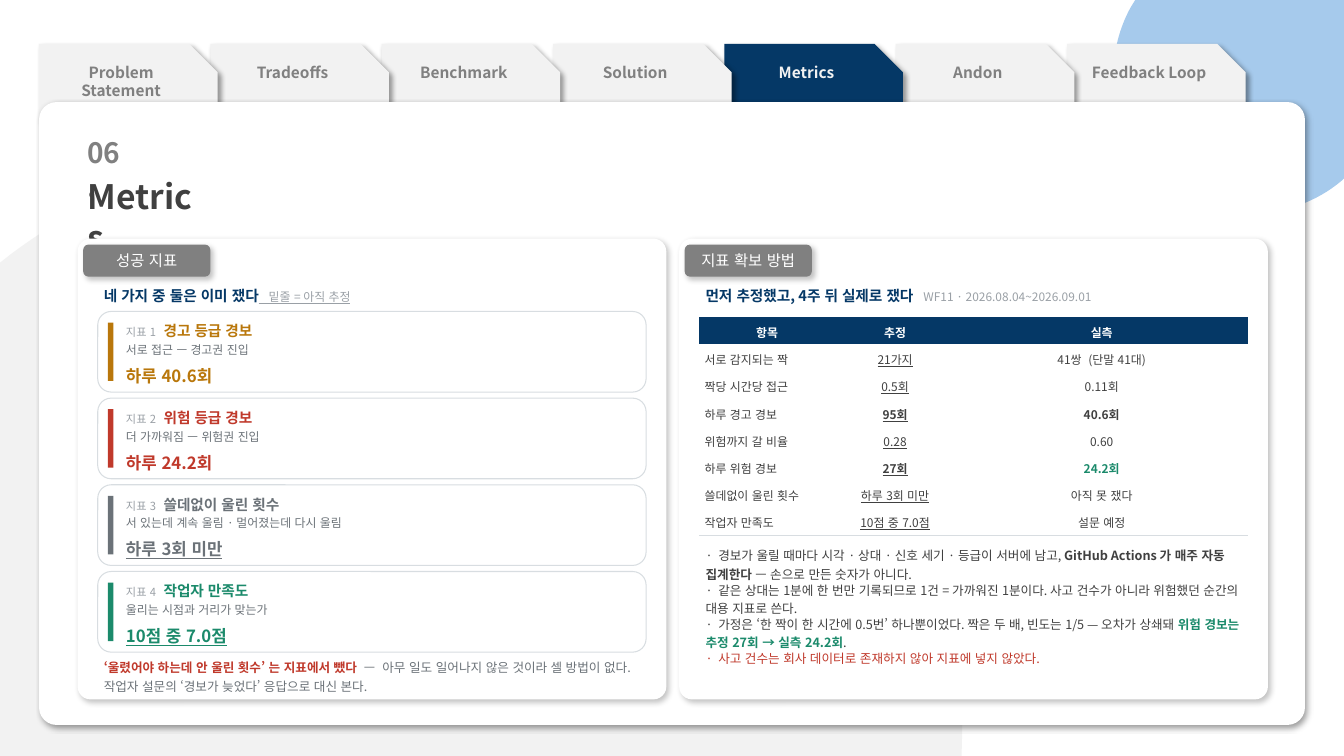
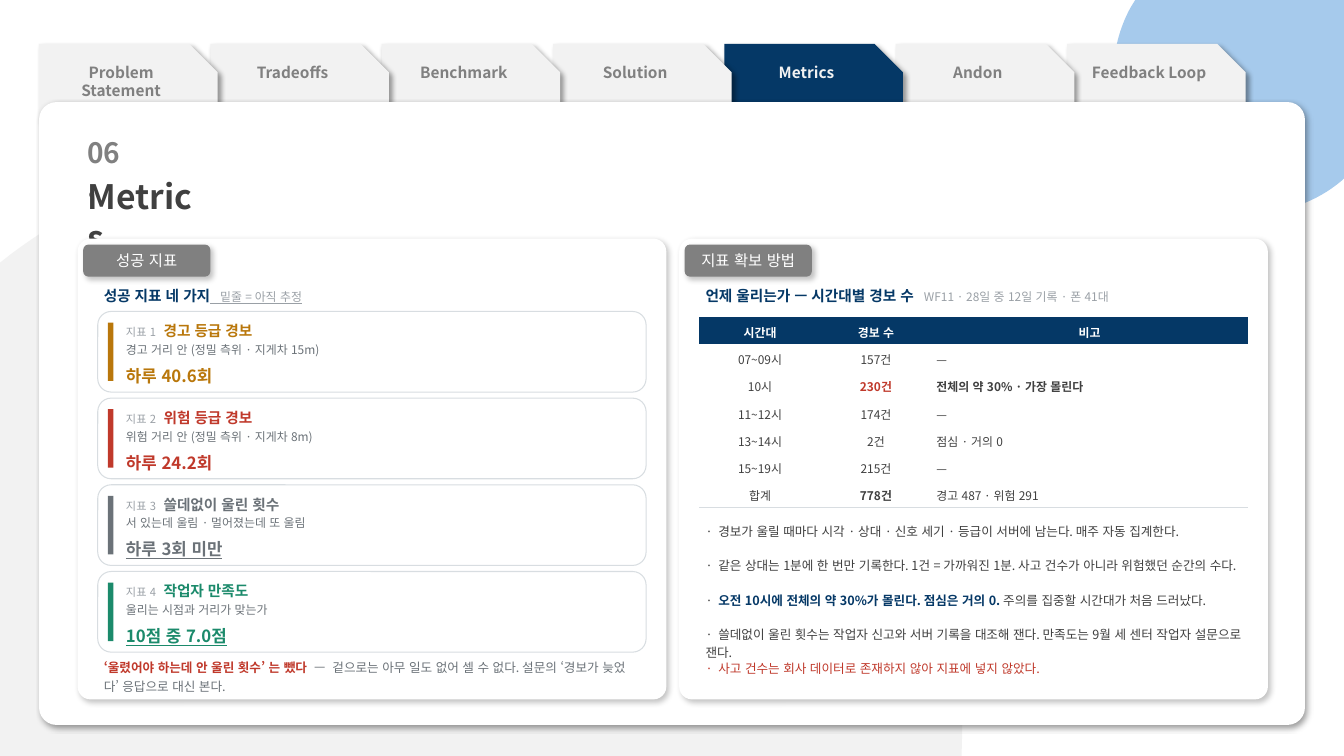
Before and after one commit to pslymzero-cyber/SafeAlert, a slide deck: slide 12 of docs/presentation/contest/SafeAlert_CouSolve_Contest.pptx. Drawn at 1344x756 pixels with LibreOffice and Linux fonts; fonts in the diff are those of the drawing. Boxes give left, top, right and bottom in pixels: in the first picture for what was removed or moved away, otherwise in the second. Text is boxed around its words. In the diff, an @@ line names an element or a change of style, - is before the commit and + after.

```diff
--- a/docs/presentation/contest/SafeAlert_CouSolve_Contest.pptx
+++ b/docs/presentation/contest/SafeAlert_CouSolve_Contest.pptx
@@ text at (104,288,302,304): text changed @@
-네 가지 중 둘은 이미 쟀다 밑줄 = 아직 추정
+성공 지표 네 가지 밑줄 = 아직 추정
@@ text at (706,288,1109,303): text changed @@
-먼저 추정했고, 4주 뒤 실제로 쟀다 WF11 · 2026.08.04~2026.09.01
+언제 울리는가 — 시간대별 경보 수 WF11 · 28일 중 12일 기록 · 폰 41대
@@ table at (700,318,1248,508) @@
-row 1: 항목 | 추정 | 실측
-row 2: 서로 감지되는 짝 | 21가지 | 41쌍 (단말 41대)
-row 3: 짝당 시간당 접근 | 0.5회 | 0.11회
-row 4: 하루 경고 경보 | 95회 | 40.6회
-row 5: 위험까지 갈 비율 | 0.28 | 0.60
-row 6: 하루 위험 경보 | 27회 | 24.2회
-row 7: 쓸데없이 울린 횟수 | 하루 3회 미만 | 아직 못 쟀다
-row 8: 작업자 만족도 | 10점 중 7.0점 | 설문 예정
+row 1: 시간대 | 경보 수 | 비고
+row 2: 07~09시 | 157건 | —
+row 3: 10시 | 230건 | 전체의 약 30% · 가장 몰린다
+row 4: 11~12시 | 174건 | —
+row 5: 13~14시 | 2건 | 점심 · 거의 0
+row 6: 15~19시 | 215건 | —
+row 7: 합계 | 778건 | 경고 487 · 위험 291
@@ text at (126,344,319,356): text changed @@
-서로 접근 — 경고권 진입
+경고 거리 안 (정밀 측위 · 지게차 15m)
@@ text at (126,431,313,443): text changed @@
-더 가까워짐 — 위험권 진입
+위험 거리 안 (정밀 측위 · 지게차 8m)
@@ text at (126,517,306,528): text changed @@
-서 있는데 계속 울림 · 멀어졌는데 다시 울림
+서 있는데 울림 · 멀어졌는데 또 울림
@@ text at (718,525,1179,537): text changed @@
-· 경보가 울릴 때마다 시각 · 상대 · 신호 세기 · 등급이 서버에 남고, GitHub Actions 가 매주 자동 집계한다 — 손으로 만든 숫자가 아니다.
+· 경보가 울릴 때마다 시각 · 상대 · 신호 세기 · 등급이 서버에 남는다. 매주 자동 집계한다.
@@ text at (718,559,1237,571): text changed @@
-· 같은 상대는 1분에 한 번만 기록되므로 1건 = 가까워진 1분이다. 사고 건수가 아니라 위험했던 순간의 대용 지표로 쓴다.
+· 같은 상대는 1분에 한 번만 기록한다. 1건 = 가까워진 1분. 사고 건수가 아니라 위험했던 순간의 수다.
@@ text at (718,594,1206,606): text changed; text colour #404040 to #053866; bold on @@
-· 가정은 ‘한 짝이 한 시간에 0.5번’ 하나뿐이었다. 짝은 두 배, 빈도는 1/5 — 오차가 상쇄돼 위험 경보는 추정 27회 → 실측 24.2회.
+· 오전 10시에 전체의 약 30%가 몰린다. 점심은 거의 0. 주의를 집중할 시간대가 처음 드러났다.
@@ text added at (706,628,1241,658), 9 pt, text #404040 @@
+· 쓸데없이 울린 횟수는 작업자 신고와 서버 기록을 대조해 잰다. 만족도는 9월 세 센터 작업자 설문으로 잰다.
@@ text "· 사고 건수는 회사 데이터로 ...": place and size @@
-text "· 사고 건수는 회사 데이터로 ..." at (718,652,1040,664)
+text "· 사고 건수는 회사 데이터로 ..." at (718,662,1040,674)
@@ text at (104,661,625,692): text changed @@
-‘울렸어야 하는데 안 울린 횟수’ 는 지표에서 뺐다 — 아무 일도 일어나지 않은 것이라 셀 방법이 없다. 작업자 설문의 ‘경보가 늦었다’ 응답으로 대신 본다.
+‘울렸어야 하는데 안 울린 횟수’ 는 뺐다 — 겉으로는 아무 일도 없어 셀 수 없다. 설문의 ‘경보가 늦었다’ 응답으로 대신 본다.
```
Also in this commit, not shown: 12 other slides changed, 2 other files.
